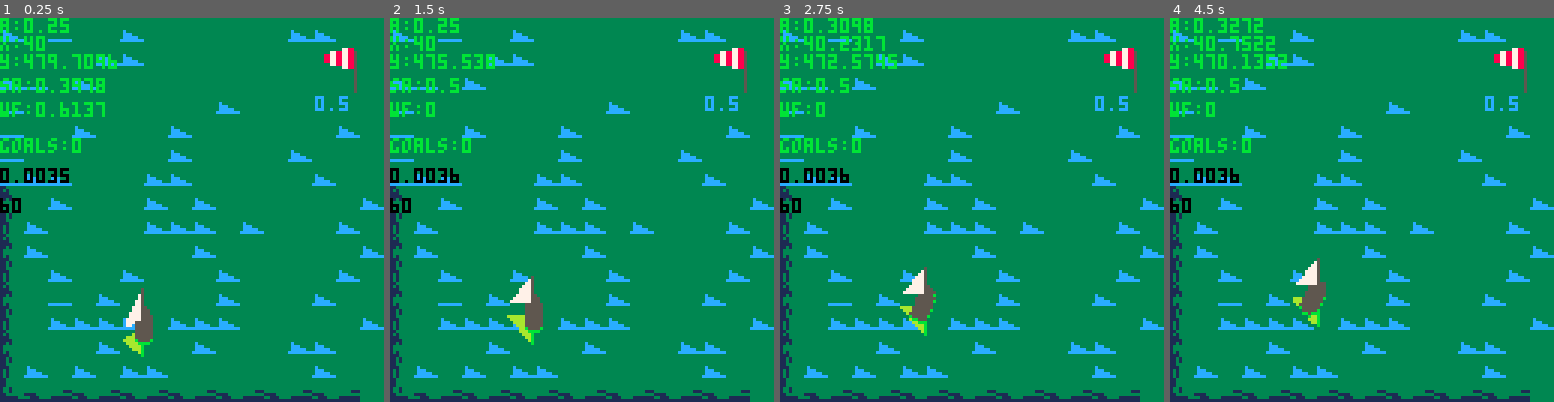
Above: before the commit, frames 1-4 (left to right).
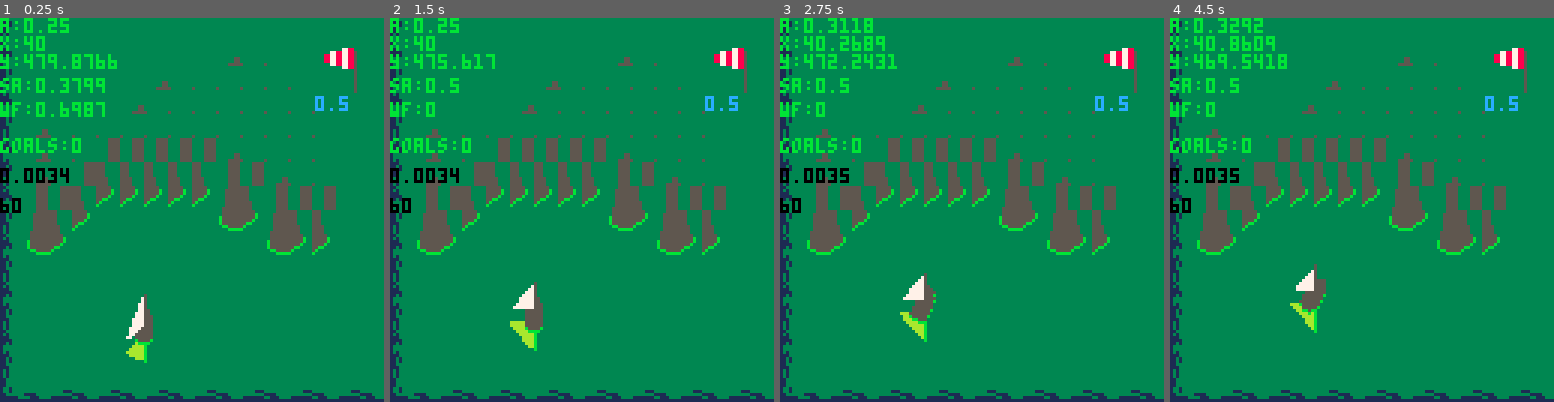
Above: after the commit, the same moments.

Repository: stekra/PICO-8-Carts
Game: PICO-8 cartridge boatgame.p8
Same seed, same stepped clock (60 frames per second), same inputs: the game is played once before the commit and once after it.
Inputs:
- Up to frame 1 (0.25 s): no input
- Up to frame 2 (1.5 s): tap X (X key) at 0.33, 1.07 s; tap O (Z key) at 0.7 s
- Up to frame 3 (2.75 s): hold Right 1.6-2.1 s; tap O (Z key) at 1.7, 2.1, 2.5 s; tap X (X key) at 1.85 s; hold Right from 2.47 s (still down)
- Up to frame 4 (4.5 s): tap O (Z key) every 0.4 s from 2.9 to 4.1 s; tap X (X key) at 2.97, 4.08 s; release Right at 3.03 s; hold Left 3.08-3.58 s; hold Right from 4.02 s (still down)

The runs differ from the first frame. In frame 1, 15% of the frame differs, in the area x 0-100%, y 0-100%; in frame 2, 15%; in frame 3, 15%; in frame 4, 15%.

Commit message:
Update boatgame: simplex noise map gen

Diff:
--- a/boatgame.p8
+++ b/boatgame.p8
@@ -50,6 +50,23 @@
 	wang=0.5 -- wind angle
 
 	vel=0
+
+	os2d_noise(rnd(128))
+
+	for y=1,62 do
+	 for x=62,1,-1 do
+	  if (os2d_eval(x/8,y/8)>0.4) then
+	   mset(x,y,58)
+	   mset(x+1,y,59)
+	   mset(x,y-1,42)
+	   mset(x+1,y-1,43)
+	   mset(x,y-2,26)
+	   mset(x+1,y-2,26)
+	   mset(x,y-3,10)
+	   mset(x+1,y-3,11)
+	  end
+	 end
+	end
 end
 
 function _update60()
@@ -89,13 +106,13 @@
 	end
 
  -- sail root position
- s.x=b.x-cos(b.ang)*2+7.5
- s.y=b.y+sin(b.ang)*2+7.5
+-- s.x=b.x-cos(b.ang)*2+7.5
+-- s.y=b.y+sin(b.ang)*2+7.5
+ s.x=b.x+8
+ s.y=b.y+8
 
  -- turn wind
 -- wang=(wang+0.0001)%1
-
- -- scroll map
 
  st=stat(1)
  fps=stat(7)
@@ -104,17 +121,19 @@
 function _draw()
 --	local start = stat(1)
 	cls(3)
-	cam.x=mid(b.x-60,0,1016)
-	cam.y=mid(b.y-60,0,48*8)
+	cam.x=mid(b.x-56,0,48*8)
+--	cam.x=mid(b.x-56,0,1016)
+	cam.y=mid(b.y-56,0,48*8)
 	camera(cam.x,cam.y)
-	map(0,0,0,0,128,64)
-
+
+	map(0,0,0,0,128,64) -- edge
 	draw_sail_refl(s.x,s.y,s.ang)
-
- spr(10,42,42,2,4)
+	map(0,0,0,0,128,64,1)
 
  draw_boat(b.x,b.y,b.ang)
  draw_sail(s.x,s.y,s.ang)
+
+ map(0,0,0,0,128,64,2)
 
 	camera()
  draw_sock(108,16)
@@ -168,7 +187,7 @@
 end
 
 --pelogen_tri_176 ⧗
---by @shiftalow
+--by shiftalow
 function tri(v1,v2,v3,col)
  color(col)
  if(v1[2]>v2[2]) v1,v2=v2,v1
@@ -326,294 +346,517 @@
 	print("goals:"..b.goals,0,40)
 end
 
-…(258 lines of a section not shown)…
+-->8
+-- opensimplex noise
+
+-- adapted from public-domain
+-- code found here:
+-- https://gist.github.com/kdotjpg/b1270127455a94ac5d19
+
+--------------------------------
+
+-- opensimplex noise in java.
+-- by kurt spencer
+--
+-- v1.1 (october 5, 2014)
+-- - added 2d and 4d implementations.
+-- - proper gradient sets for all dimensions, from a
+--   dimensionally-generalizable scheme with an actual
+--   rhyme and reason behind it.
+-- - removed default permutation array in favor of
+--   default seed.
+-- - changed seed-based constructor to be independent
+--   of any particular randomization library, so results
+--   will be the same when ported to other languages.
+
+-- (1/sqrt(2+1)-1)/2
+local _os2d_str=-0.211324865405187
+-- (  sqrt(2+1)-1)/2
+local _os2d_squ= 0.366025403784439
+
+-- cache some constant invariant
+-- expressions that were
+-- probably getting folded by
+-- kurt's compiler, but not in
+-- the pico-8 lua interpreter.
+local _os2d_squ_pl1=_os2d_squ+1
+local _os2d_squ_tm2=_os2d_squ*2
+local _os2d_squ_tm2_pl1=_os2d_squ_tm2+1
+local _os2d_squ_tm2_pl2=_os2d_squ_tm2+2
+
+local _os2d_nrm=47
+
+local _os2d_prm={}
+
+-- gradients for 2d. they
+-- approximate the directions to
+-- the vertices of an octagon
+-- from the center
+local _os2d_grd =
+{[0]=
+     5, 2,  2, 5,
+    -5, 2, -2, 5,
+     5,-2,  2,-5,
+    -5,-2, -2,-5,
+}
+
+-- initializes generator using a
+-- permutation array generated
+-- from a random seed.
+-- note: generates a proper
+-- permutation, rather than
+-- performing n pair swaps on a
+-- base array.
+function os2d_noise(seed)
+    local src={}
+    for i=0,255 do
+        src[i]=i
+        _os2d_prm[i]=0
+    end
+    srand(seed)
+    for i=255,0,-1 do
+        local r=flr(rnd(i+1))
+        _os2d_prm[i]=src[r]
+        src[r]=src[i]
+    end
+end
+
+-- 2d opensimplex noise.
+function os2d_eval(x,y)
+    -- put input coords on grid
+    local sto=(x+y)*_os2d_str
+    local xs=x+sto
+    local ys=y+sto
+
+    -- flr to get grid
+    -- coordinates of rhombus
+    -- (stretched square) super-
+    -- cell origin.
+    local xsb=flr(xs)
+    local ysb=flr(ys)
+
+    -- skew out to get actual
+    -- coords of rhombus origin.
+    -- we'll need these later.
+    local sqo=(xsb+ysb)*_os2d_squ
+    local xb=xsb+sqo
+    local yb=ysb+sqo
+
+    -- compute grid coords rel.
+    -- to rhombus origin.
+    local xins=xs-xsb
+    local yins=ys-ysb
+
+    -- sum those together to get
+    -- a value that determines
+    -- which region we're in.
+    local insum=xins+yins
+
+    -- positions relative to
+    -- origin point.
+    local dx0=x-xb
+    local dy0=y-yb
+
+    -- we'll be defining these
+    -- inside the next block and
+    -- using them afterwards.
+    local dx_ext,dy_ext,xsv_ext,ysv_ext
+
+    local val=0
+
+    -- contribution (1,0)
+    local dx1=dx0-_os2d_squ_pl1
+    local dy1=dy0-_os2d_squ
+    local at1=2-dx1*dx1-dy1*dy1
+    if at1>0 then
+        at1*=at1
+        local i=band(_os2d_prm[(_os2d_prm[(xsb+1)%256]+ysb)%256],0x0e)
+        val+=at1*at1*(_os2d_grd[i]*dx1+_os2d_grd[i+1]*dy1)
+    end
+
+    -- contribution (0,1)
+    local dx2=dx0-_os2d_squ
+    local dy2=dy0-_os2d_squ_pl1
+    local at2=2-dx2*dx2-dy2*dy2
+    if at2>0 then
+        at2*=at2
+        local i=band(_os2d_prm[(_os2d_prm[xsb%256]+ysb+1)%256],0x0e)
+        val+=at2*at2*(_os2d_grd[i]*dx2+_os2d_grd[i+1]*dy2)
+    end
+
+    if insum<=1 then
+        -- we're inside the triangle
+        -- (2-simplex) at (0,0)
+        local zins=1-insum
+        if zins>xins or zins>yins then
+            -- (0,0) is one of the
+            -- closest two triangular
+            -- vertices
+            if xins>yins then
+                xsv_ext=xsb+1
+                ysv_ext=ysb-1
+                dx_ext=dx0-1
+                dy_ext=dy0+1
+            else
+                xsv_ext=xsb-1
+                ysv_ext=ysb+1
+                dx_ext=dx0+1
+                dy_ext=dy0-1
+            end
+        else
+            -- (1,0) and (0,1) are the
+            -- closest two vertices.
+            xsv_ext=xsb+1
+            ysv_ext=ysb+1
+            dx_ext=dx0-_os2d_squ_tm2_pl1
+            dy_ext=dy0-_os2d_squ_tm2_pl1
+        end
+    else  //we're inside the triangle (2-simplex) at (1,1)
+        local zins = 2-insum
+        if zins<xins or zins<yins then
+            -- (0,0) is one of the
+            -- closest two triangular
+            -- vertices
+            if xins>yins then
+                xsv_ext=xsb+2
+                ysv_ext=ysb
+                dx_ext=dx0-_os2d_squ_tm2_pl2
+                dy_ext=dy0-_os2d_squ_tm2
+            else
+                xsv_ext=xsb
+                ysv_ext=ysb+2
+                dx_ext=dx0-_os2d_squ_tm2
+                dy_ext=dy0-_os2d_squ_tm2_pl2
+            end
+        else
+            -- (1,0) and (0,1) are the
+            -- closest two vertices.
+            dx_ext=dx0
+            dy_ext=dy0
+            xsv_ext=xsb
+            ysv_ext=ysb
+        end
+        xsb+=1
+        ysb+=1
+        dx0=dx0-_os2d_squ_tm2_pl1
+        dy0=dy0-_os2d_squ_tm2_pl1
+    end
+
+    -- contribution (0,0) or (1,1)
+    local at0=2-dx0*dx0-dy0*dy0
+    if at0>0 then
+        at0*=at0
+        local i=band(_os2d_prm[(_os2d_prm[xsb%256]+ysb)%256],0x0e)
+        val+=at0*at0*(_os2d_grd[i]*dx0+_os2d_grd[i+1]*dy0)
+    end
+
+    -- extra vertex
+    local atx=2-dx_ext*dx_ext-dy_ext*dy_ext
+    if atx>0 then
+        atx*=atx
+        local i=band(_os2d_prm[(_os2d_prm[xsv_ext%256]+ysv_ext)%256],0x0e)
+        val+=atx*atx*(_os2d_grd[i]*dx_ext+_os2d_grd[i+1]*dy_ext)
+    end
+    return val/_os2d_nrm
+end
+
+-- note kurt's original code had
+-- an extrapolate() function
+-- here, which was called in
+-- four places in eval(), but i
+-- found inlining it to produce
+-- good performance benefits.
+…(258 lines of a section not shown)…
+__gff__
+0000000000000000000002020000000000000000000000000000020200000000000000000000000000000202000000000000000000000000000001010000000000000000000000000000000000000000000000000000000000000000000000000000000000000000000000000000000000000000000000000000000000000000
+0000000000000000000000000000000000000000000000000000000000000000000000000000000000000000000000000000000000000000000000000000000000000000000000000000000000000000000000000000000000000000000000000000000000000000000000000000000000000000000000000000000000000000
 __map__
-0c0d0e0d0e0d0e0d0e0d0e0d0e0d0e0d0e0d0000000000000000000000000000000000000000000000000000000000000000000000000000000000000000000000000000000000000000000000000000000000000000000000000000000000000000000000000000000000000000000000000000000000000000000000000000
-2c00003a3a3a3a3a3a0000000000000000000000000000000000000000000000000000000000000000000000000000000000000000000000000000000000000000000000000000000000000000000000000000000000000000000000000000000000000000000000000000000000000000000000000000000000000000000000
-2c003a3a000000003a0000000000000000000000000000000000000000000000000000000000000000000000000000000000000000000000000000000000000000000000000000000000000000000000000000000000000000000000000000000000000000000000000000000000000000000000000000000000000000000000
-2c3a000000003a3a3a0000000000000000000000000000000000000000000000000000000000000000000000000000000000000000000000000000000000000000000000000000000000000000000000000000000000000000000000000000000000000000000000000000000000000000000000000000000000000000000000
-2c000000003a0000003a3a3a3a3a3a3a00000000000000000000000000000000000000000000000000000000000000000000000000000000000000000000000000000000000000000000000000000000000000000000000000000000000000000000000000000000000000000000000000000000000000000000000000000000
-2c000000003a00003a3a00000000003a00000000000000000000000000000000000000000000000000000000000000000000000000000000000000000000000000000000000000000000000000000000000000000000000000000000000000000000000000000000000000000000000000000000000000000000000000000000
-2c000000003a3a3a000000000000003a0000000000003a3a3a00000000000000000000000000000000000000000000000000000000000000000000000000000000000000000000000000000000000000000000000000000000000000000000000000000000000000000000000000000000000000000000000000000000000000
-2c000000000000000000000000003a0000000000003a3a003a3a000000000000000000000000000000000000000000000000000000000000000000000000000000000000000000000000000000000000000000000000000000000000000000000000000000000000000000000000000000000000000000000000000000000000
-2c0000003b3b00000000000000003a00000000003a000000003a000000000000000000000000000000000000000000000000000000000000000000000000000000000000000000000000000000000000000000000000000000000000000000000000000000000000000000000000000000000000000000000000000000000000
-2c00000000003b000000000000003a3a00003a3a00000000003a000000000000000000000000000000000000000000000000000000000000000000000000000000000000000000000000000000000000000000000000000000000000000000000000000000000000000000000000000000000000000000000000000000000000
-2c00000000003b00000000000000003a3a3a3a00000000000000000000000000000000000000000000000000000000000000000000000000000000000000000000000000000000000000000000000000000000000000000000000000000000000000000000000000000000000000000000000000000000000000000000000000
-2c00000000000000000000000000000000000000000000000000000000000000000000000000000000000000000000000000000000000000000000000000000000000000000000000000000000000000000000000000000000000000000000000000000000000000000000000000000000000000000000000000000000000000
-2c00000000000000000000000000000000000000000000000000000000000000000000000000000000000000000000000000000000000000000000000000000000000000000000000000000000000000000000000000000000000000000000000000000000000000000000000000000000000000000000000000000000000000
-2c00000000000000000000000000000000000000000000000000000000000000000000000000000000000000000000000000000000000000000000000000000000000000000000000000000000000000000000000000000000000000000000000000000000000000000000000000000000000000000000000000000000000000
-003a00000000000000000000003a3a003a000000000000000000000000000000000000000000000000000000000000000000000000000000000000000000000000000000000000000000000000000000000000000000000000000000000000000000000000000000000000000000000000000000000000000000000000000000
-00003a0000000000000000003a00000000000000000000000000000000000000000000000000000000000000000000000000000000000000000000000000000000000000000000000000000000000000000000000000000000000000000000000000000000000000000000000000000000000000000000000000000000000000
-0000003a000000000000003a0000000000000000000000000000000000000000000000000000000000000000000000000000000000000000000000000000000000000000000000000000000000000000000000000000000000000000000000000000000000000000000000000000000000000000000000000000000000000000
-0000000000003a0000003a000000000000000000000000000000000000000000000000000000000000000000000000000000000000000000000000000000000000000000000000000000000000000000000000000000000000000000000000000000000000000000000000000000000000000000000000000000000000000000
-00000000000000003a0000000000000000000000000000000000000000000000000000000000000000000000000000000000000000000000000000000000000000000000000000000000000000000000000000000000000000000000000000000000000000000000000000000000000000000000000000000000000000000000
-0000000000000000000000000000000000000000000a0b000000000000000000000000000000000000000000000000000000000000000000000000000000000000000000000000000000000000000000000000000000000000000000000000000000000000000000000000000000000000000000000000000000000000000000
-0000000000000000000000000000000000000000001a1b00000a0b00120000000a0000000000000000000000000000000000000000000000000000000000000000000000000000000000000000000000000000000000000000000000000000000000000000000000000000000000000000000000000000000000000000000000
-0000000000000000000000000000000000000000002a2b0a0b1a1b00121200000a0b00000000000000000000000000000000000000000000000000000000000000000000000000000000000000000000000000000000000000000000000000000000000000000000000000000000000000000000000000000000000000000000
-0000000000000009090000000000000000000000003a3b1a1b0a0b0012120a0b1a1b00000000000000000000000000000000000000000000000000000000000000000000000000000000000000000000000000000000000000000000000000000000000000000000000000000000000000000000000000000000000000000000
-00000900000009000000000000000000000000000000002a0a0b1b12120a1a1b2a2b00000000000000000000000000000000000000000000000000000000000000000000000000000000000000000000000000000000000000000000000000000000000000000000000000000000000000000000000000000000000000000000
-00000900000900000900000000000000000000000000003a1a1b2b120a0b2a2b3a3b00000000000000000000000000000000000000000000000000000000000000000000000000000000000000000000000000000000000000000000000000000000000000000000000000000000000000000000000000000000000000000000
-00000009000909000000000000000000000000000a0b003a2a0a0a0b1a1b3a3b0a0b00000000000000000000000000000000000000000000000000000000000000000000000000000000000000000000000000000000000000000000000000000000000000000000000000000000000000000000000000000000000000000000
-00000000000009090000090900000900090909001a1b00003a1a1a1b2a2b00001a1b00000000000000000000000000000000000000000000000000000000000000000000000000000000000000000000000000000000000000000000000000000000000000000000000000000000000000000000000000000000000000000000
-00000000000000090000000000000000000000002a2b0000002a2a2b3a3b00003a3b00000000000000000000000000000000000000000000000000000000000000000000000000000000000000000000000000000000000000000000000000000000000000000000000000000000000000000000000000000000000000000000
-00000000000000091111000000000000000000003a3b0000003a3a3b00000000000000000000000000000000000000000000000000000000000000000000000000000000000000000000000000000000000000000000000000000000000000000000000000000000000000000000000000000000000000000000000000000000
-000000000000001100000000000000000000000000000000003a3b0000000000000000000000000000000000000000000000000000000000000000000000000000000000000000000000000000000000000000000000000000000000000000000000000000000000000000000000000000000000000000000000000000000000
-0000000900001100000000000000000000000000000000000000000000000000000000000000000000000000000000000000000000000000000000000000000000000000000000000000000000000000000000000000000000000000000000000000000000000000000000000000000000000000000000000000000000000000
-0000000900110000000000000000000000000000000000000000000000000000000000000000000000000000000000000000000000000000000000000000000000000000000000000000000000000000000000000000000000000000000000000000000000000000000000000000000000000000000000000000000000000000
+0c0d0e0d0e0d0e0d0e0d0e0d0e0d0e0d0e0d0e0d0e0d0e0d0e0d0e0d0e0d0e0d0e0d0e0d0e0d0e0d0e0d0e0d0e0d0e0d0e0d0e0d0e0d0e0d0e0d0e0d0e0d0e0f00000000000000000000000000000000000000000000000000000000000000000000000000000000000000000000000000000000000000000000000000000000
+2c00000000000000000000000000000000000000000000000000000000000000000000000000000000000000000000000000000000000000000000000000001f00000000000000000000000000000000000000000000000000000000000000000000000000000000000000000000000000000000000000000000000000000000
+2c00000000000000000000000000000000000000000000000000000000000000000000000000000000000000000000000000000000000000000000000000002f00000000000000000000000000000000000000000000000000000000000000000000000000000000000000000000000000000000000000000000000000000000
+2c00000000000000000000000000000000000000000000000000000000000000000000000000000000000000000000000000000000000000000000000000001f00000000000000000000000000000000000000000000000000000000000000000000000000000000000000000000000000000000000000000000000000000000
+2c00000000000000000000000000000000000000000000000000000000000000000000000000000000000000000000000000000000000000000000000000002f00000000000000000000000000000000000000000000000000000000000000000000000000000000000000000000000000000000000000000000000000000000
+2c00000000000000000000000000000000000000000000000000000000000000000000000000000000000000000000000000000000000000000000000000001f00000000000000000000000000000000000000000000000000000000000000000000000000000000000000000000000000000000000000000000000000000000
+2c00000000000000000000000000000000000000000000000000000000000000000000000000000000000000000000000000000000000000000000000000002f00000000000000000000000000000000000000000000000000000000000000000000000000000000000000000000000000000000000000000000000000000000
+2c00000000000000000000000000000000000000000000000000000000000000000000000000000000000000000000000000000000000000000000000000001f00000000000000000000000000000000000000000000000000000000000000000000000000000000000000000000000000000000000000000000000000000000
+2c00000000000000000000000000000000000000000000000000000000000000000000000000000000000000000000000000000000000000000000000000002f00000000000000000000000000000000000000000000000000000000000000000000000000000000000000000000000000000000000000000000000000000000
+2c00000000000000000000000000000000000000000000000000000000000000000000000000000000000000000000000000000000000000000000000000001f00000000000000000000000000000000000000000000000000000000000000000000000000000000000000000000000000000000000000000000000000000000
+2c00000000000000000000000000000000000000000000000000000000000000000000000000000000000000000000000000000000000000000000000000002f00000000000000000000000000000000000000000000000000000000000000000000000000000000000000000000000000000000000000000000000000000000
+2c00000000000000000000000000000000000000000000000000000000000000000000000000000000000000000000000000000000000000000000000000001f00000000000000000000000000000000000000000000000000000000000000000000000000000000000000000000000000000000000000000000000000000000
+1c00000000000000000000000000000000000000000000000000000000000000000000000000000000000000000000000000000000000000000000000000002f00000000000000000000000000000000000000000000000000000000000000000000000000000000000000000000000000000000000000000000000000000000
+2c00000000000000000000000000000000000000000000000000000000000000000000000000000000000000000000000000000000000000000000000000001f00000000000000000000000000000000000000000000000000000000000000000000000000000000000000000000000000000000000000000000000000000000
+1c00000000000000000000000000000000000000000000000000000000000000000000000000000000000000000000000000000000000000000000000000002f00000000000000000000000000000000000000000000000000000000000000000000000000000000000000000000000000000000000000000000000000000000
+2c00000000000000000000000000000000000000000000000000000000000000000000000000000000000000000000000000000000000000000000000000001f00000000000000000000000000000000000000000000000000000000000000000000000000000000000000000000000000000000000000000000000000000000
+1c00000000000000000000000000000000000000000000000000000000000000000000000000000000000000000000000000000000000000000000000000002f00000000000000000000000000000000000000000000000000000000000000000000000000000000000000000000000000000000000000000000000000000000
+2c00000000000000000000000000000000000000000000000000000000000000000000000000000000000000000000000000000000000000000000000000001f00000000000000000000000000000000000000000000000000000000000000000000000000000000000000000000000000000000000000000000000000000000
+1c00000000000000000000000000000000000000000000000000000000000000000000000000000000000000000000000000000000000000000000000000002f00000000000000000000000000000000000000000000000000000000000000000000000000000000000000000000000000000000000000000000000000000000
+2c00000000000000000000000000000000000000000000000000000000000000000000000000000000000000000000000000000000000000000000000000001f00000000000000000000000000000000000000000000000000000000000000000000000000000000000000000000000000000000000000000000000000000000
+1c00000000000000000000000000000000000000000000000000000000000000000000000000000000000000000000000000000000000000000000000000002f00000000000000000000000000000000000000000000000000000000000000000000000000000000000000000000000000000000000000000000000000000000
+2c00000000000000000000000000000000000000000000000000000000000000000000000000000000000000000000000000000000000000000000000000001f00000000000000000000000000000000000000000000000000000000000000000000000000000000000000000000000000000000000000000000000000000000
+1c00000000000000000000000000000000000000000000000000000000000000000000000000000000000000000000000000000000000000000000000000002f00000000000000000000000000000000000000000000000000000000000000000000000000000000000000000000000000000000000000000000000000000000
+2c00000000000000000000000000000000000000000000000000000000000000000000000000000000000000000000000000000000000000000000000000001f00000000000000000000000000000000000000000000000000000000000000000000000000000000000000000000000000000000000000000000000000000000
+1c00000000000000000000000000000000000000000000000000000000000000000000000000000000000000000000000000000000000000000000000000002f00000000000000000000000000000000000000000000000000000000000000000000000000000000000000000000000000000000000000000000000000000000
+2c00000000000000000000000000000000000000000000000000000000000000000000000000000000000000000000000000000000000000000000000000001f00000000000000000000000000000000000000000000000000000000000000000000000000000000000000000000000000000000000000000000000000000000
+1c00000000000000000000000000000000000000000000000000000000000000000000000000000000000000000000000000000000000000000000000000002f00000000000000000000000000000000000000000000000000000000000000000000000000000000000000000000000000000000000000000000000000000000
+2c00000000000000000000000000000000000000000000000000000000000000000000000000000000000000000000000000000000000000000000000000001f00000000000000000000000000000000000000000000000000000000000000000000000000000000000000000000000000000000000000000000000000000000
+1c00000000000000000000000000000000000000000000000000000000000000000000000000000000000000000000000000000000000000000000000000002f00000000000000000000000000000000000000000000000000000000000000000000000000000000000000000000000000000000000000000000000000000000
+2c00000000000000000000000000000000000000000000000000000000000000000000000000000000000000000000000000000000000000000000000000001f00000000000000000000000000000000000000000000000000000000000000000000000000000000000000000000000000000000000000000000000000000000
+1c00000000000000000000000000000000000000000000000000000000000000000000000000000000000000000000000000000000000000000000000000002f00000000000000000000000000000000000000000000000000000000000000000000000000000000000000000000000000000000000000000000000000000000
+2c00000000000000000000000000000000000000000000000000000000000000000000000000000000000000000000000000000000000000000000000000001f00000000000000000000000000000000000000000000000000000000000000000000000000000000000000000000000000000000000000000000000000000000
Not shown, changed: 40 lines of the sprite sheet (__gfx__) section of boatgame.p8
